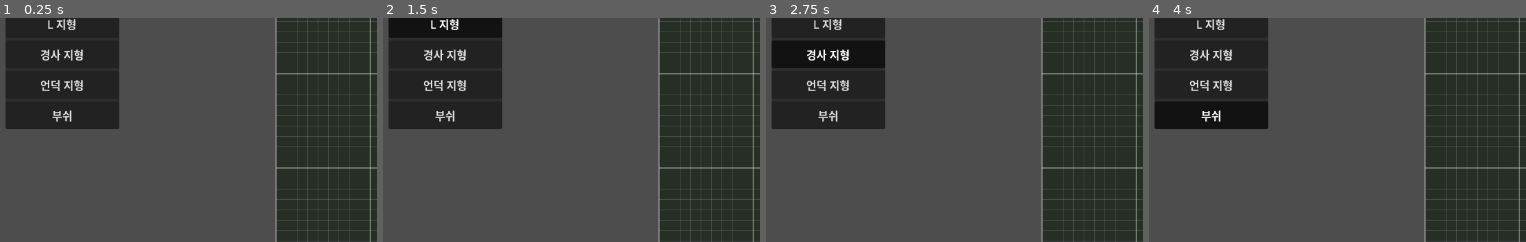
Above: before the commit, frames 1-4 (left to right).
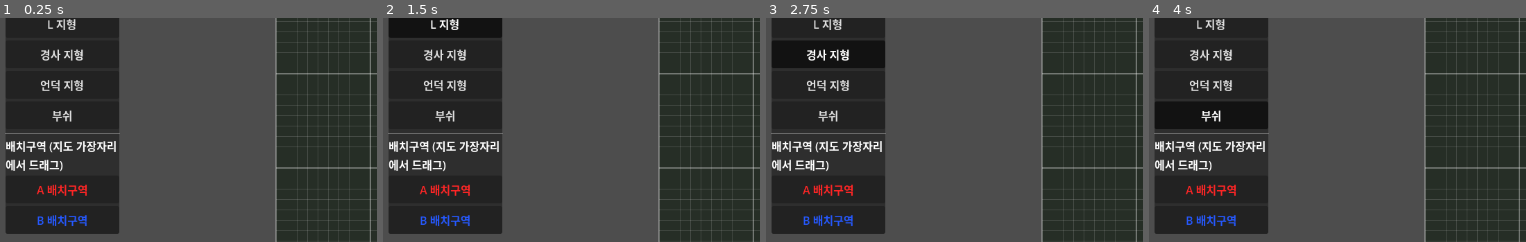
Above: after the commit, the same moments.

Repository: Andrea4595/StarcraftTMG_Simulator
Game: Godot game, scene res://scenes/main/Main.tscn
Same seed, same stepped clock (60 frames per second), same inputs: the game is played once before the commit and once after it.
Inputs:
- Up to frame 1 (0.25 s): no input
- Up to frame 2 (1.5 s): click "직선 지형" at 0.5 s; click "L 지형" at 1.25 s
- Up to frame 3 (2.75 s): click "경사 지형" at 2 s
- Up to frame 4 (4 s): click "언덕 지형" at 2.75 s; click "부쉬" at 3.5 s
The pictures show only the part of the screen within x 0-50%, y 23-73%; the shares and areas given below are measured in that part.

The runs differ from the first frame. In frame 1, 14% of the frame differs, in the area x 1-32%, y 49-97%; in frame 2, 14%; in frame 3, 14%; in frame 4, 14%.

Commit message:
Add deployment zone drawing to mission setup
Players can now mark A/B deployment zones as thin lines running along
the map edges: press near an edge/corner, drag along the edge (1"
snap, direction re-evaluated live from a corner so you can still
switch axis mid-drag), release to confirm, right-click to delete
(with a generously padded hit area since the visible line is thin).

Co-Authored-By: Claude Sonnet 5 <noreply@anthropic.com>

Diff:
--- /dev/null
+++ b/scenes/mission_setup/DeploymentZonePiece.gd
@@ -0,0 +1,25 @@
+extends Control
+
+## 지도 가장자리를 따라 그어진 배치구역 선(구간) 하나.
+## 클릭 판정 영역(size)은 실제 보이는 선보다 넉넉하게 잡아서,
+## 얇은 선이라도 우클릭 삭제가 쉽도록 한다.
+## 이동/회전은 지원하지 않는다 (다시 그려서 대체). 우클릭하면 바로 삭제된다.
+
+var owner_player: String = ""
+var line_color: Color = Color.WHITE
+var visual_thickness: float = 6.0
+
+
+func _draw() -> void:
+	if size.x >= size.y:
+		var y := (size.y - visual_thickness) / 2.0
+		draw_rect(Rect2(0.0, y, size.x, visual_thickness), line_color)
+	else:
+		var x := (size.x - visual_thickness) / 2.0
+		draw_rect(Rect2(x, 0.0, visual_thickness, size.y), line_color)
+
+
+func _gui_input(event: InputEvent) -> void:
+	if event is InputEventMouseButton and event.pressed and event.button_index == MOUSE_BUTTON_RIGHT:
+		queue_free()
+		accept_event()
--- a/scenes/mission_setup/MissionSetup.gd
+++ b/scenes/mission_setup/MissionSetup.gd
@@ -1,33 +1,54 @@
 extends Control
 
-## 미션 생성 화면 - 지형 배치 기능.
-## 배치구역 설정 / 미션 목표 배치는 이후 단계에서 추가된다.
+## 미션 생성 화면 - 지형 배치 / 배치구역 설정 기능.
+## 미션 목표 배치는 이후 단계에서 추가된다.
 
 const TERRAIN_PIECE_SCENE := preload("res://scenes/mission_setup/TerrainPiece.tscn")
 const RADIAL_MENU_SCENE := preload("res://scenes/common/RadialMenu.tscn")
 const MAP_GRID_SCRIPT := preload("res://scenes/mission_setup/MapGrid.gd")
+const DEPLOYMENT_ZONE_SCRIPT := preload("res://scenes/mission_setup/DeploymentZonePiece.gd")
 
 const MARGIN := 8.0
 const TOP_ROW_HEIGHT := 32.0
 const PALETTE_WIDTH := 180.0
 const GRID_SIZE_MM := 12.7 # 0.5인치
+const EDGE_SNAP_THRESHOLD_MM := 15.0
+const ZONE_VISUAL_THICKNESS_MM := 6.0
+const ZONE_HIT_THICKNESS_MM := 24.0
+
+const ZONE_COLORS := {
+	"A": Color(1.0, 0.15, 0.15, 0.9),
+	"B": Color(0.15, 0.35, 1.0, 0.9),
+}
 
 var _map_area: Control
 var _map_background: ColorRect
 var _map_grid: Control
+var _zone_layer: Control
 var _terrain_layer: Control
 
 var _radial_menu: Control
-var _menu_target: TextureRect = null
+var _menu_target: Control = null
 
 var _palette_buttons: Array[Button] = []
+var _zone_buttons: Array[Button] = []
 var _size_buttons: Array[Button] = []
 
 var _placement_module_id: String = ""
+var _active_zone_player: String = ""
 var _current_preset: String = GameConstants.DEFAULT_MAP_SIZE_PRESET
 
 var _dragging_piece: TextureRect = null
 var _drag_offset: Vector2 = Vector2.ZERO
+
+var _drawing_zone: Control = null
+var _zone_current_length: float = 0.0
+var _zone_down_local: Vector2 = Vector2.ZERO
+## 모서리가 아닌 변에서 시작하면 처음부터 고정, 모서리에서 시작하면 ""로 두고
+## 드래그 방향에 따라 매 프레임 h/v 후보 중에서 다시 고른다.
+var _zone_locked_edge: String = ""
+var _zone_candidate_h: String = "" # "top" / "bottom" / ""
+var _zone_candidate_v: String = "" # "left" / "right" / ""
 
 
 func _ready() -> void:
@@ -73,6 +94,25 @@
 		box.add_child(btn)
 		_palette_buttons.append(btn)
 
+	box.add_child(HSeparator.new())
+
+	var zone_label := Label.new()
+	zone_label.text = "배치구역 (지도 가장자리에서 드래그)"
+	zone_label.autowrap_mode = TextServer.AUTOWRAP_WORD
+	box.add_child(zone_label)
+
+	for player in ["A", "B"]:
+		var btn := Button.new()
+		btn.text = "%s 배치구역" % player
+		btn.toggle_mode = true
+		btn.custom_minimum_size = Vector2(PALETTE_WIDTH - 16.0, 40.0)
+		var text_color: Color = ZONE_COLORS[player]
+		text_color.a = 1.0
+		btn.add_theme_color_override("font_color", text_color)
+		btn.toggled.connect(_on_zone_button_toggled.bind(player, btn))
+		box.add_child(btn)
+		_zone_buttons.append(btn)
+
 
 func _build_map_area() -> void:
 	_map_area = Control.new()
@@ -90,6 +130,11 @@
 	_map_grid.mouse_filter = Control.MOUSE_FILTER_IGNORE
 	_map_area.add_child(_map_grid)
 
+	_zone_layer = Control.new()
+	_zone_layer.name = "ZoneLayer"
+	_zone_layer.mouse_filter = Control.MOUSE_FILTER_IGNORE
+	_map_area.add_child(_zone_layer)
+
 	_terrain_layer = Control.new()
 	_terrain_layer.name = "TerrainLayer"
 	_terrain_layer.mouse_filter = Control.MOUSE_FILTER_IGNORE
@@ -120,11 +165,15 @@
 
 	for child in _terrain_layer.get_children():
 		child.queue_free()
+	for child in _zone_layer.get_children():
+		child.queue_free()
+	_drawing_zone = null
 
 	var map_size: Vector2 = GameConstants.MAP_SIZE_PRESETS[preset_name]
 	_map_background.size = map_size
 	_map_grid.size = map_size
 	_map_grid.queue_redraw()
+	_zone_layer.size = map_size
 	_terrain_layer.size = map_size
 	_layout()
 
@@ -149,12 +198,29 @@
 
 func _on_palette_button_toggled(pressed: bool, module_id: String, button: Button) -> void:
 	if pressed:
-		for other in _palette_buttons:
-			if other != button:
-				other.button_pressed = false
+		_deactivate_other_mode_buttons(button)
+		_active_zone_player = ""
 		_placement_module_id = module_id
 	elif _placement_module_id == module_id:
 		_placement_module_id = ""
+
+
+func _on_zone_button_toggled(pressed: bool, player: String, button: Button) -> void:
+	if pressed:
+		_deactivate_other_mode_buttons(button)
+		_placement_module_id = ""
+		_active_zone_player = player
+	elif _active_zone_player == player:
+		_active_zone_player = ""
+
+
+func _deactivate_other_mode_buttons(except: Button) -> void:
+	for other in _palette_buttons:
+		if other != except:
+			other.button_pressed = false
+	for other in _zone_buttons:
+		if other != except:
+			other.button_pressed = false
 
 
 func _clear_placement_mode() -> void:
@@ -168,9 +234,18 @@
 		_handle_drag_input(event)
 		return
 
+	if _drawing_zone:
+		_handle_zone_drawing_input(event)
+		return
+
 	if _placement_module_id != "" and event is InputEventMouseButton \
 			and event.pressed and event.button_index == MOUSE_BUTTON_LEFT:
 		_handle_placement_click()
+		return
+
+	if _active_zone_player != "" and event is InputEventMouseButton \
+			and event.pressed and event.button_index == MOUSE_BUTTON_LEFT:
+		_handle_zone_start_click()
 
 
 func _snap_to_grid(point: Vector2) -> Vector2:
@@ -214,6 +289,116 @@
 	piece.rotate_requested.connect(_on_piece_rotate_requested)
 
 
+func _snap_along_edge(local: Vector2, edge: String, map_size: Vector2) -> float:
+	var value: float = local.y if (edge == "left" or edge == "right") else local.x
+	var max_value: float = map_size.y if (edge == "left" or edge == "right") else map_size.x
+	value = clamp(value, 0.0, max_value)
+	return clamp(_snap_to_inch(value), 0.0, max_value)
+
+
+func _snap_to_inch(value: float) -> float:
+	return round(value / GameConstants.MM_PER_INCH) * GameConstants.MM_PER_INCH
+
+
+func _handle_zone_start_click() -> void:
+	var local: Vector2 = _map_area.get_local_mouse_position()
+	var map_size: Vector2 = GameConstants.MAP_SIZE_PRESETS[_current_preset]
+	if local.x < 0.0 or local.x > map_size.x or local.y < 0.0 or local.y > map_size.y:
+		return
+
+	var d_left := local.x
+	var d_right := map_size.x - local.x
+	var d_top := local.y
+	var d_bottom := map_size.y - local.y
+
+	var candidate_v := ""
+	if min(d_left, d_right) <= EDGE_SNAP_THRESHOLD_MM:
+		candidate_v = "left" if d_left <= d_right else "right"
+
+	var candidate_h := ""
+	if min(d_top, d_bottom) <= EDGE_SNAP_THRESHOLD_MM:
+		candidate_h = "top" if d_top <= d_bottom else "bottom"
+
+	if candidate_v == "" and candidate_h == "":
+		return
+
+	_zone_down_local = local
+	_zone_candidate_v = candidate_v
+	_zone_candidate_h = candidate_h
+	# 변 하나에서만 시작했다면 그 변으로 고정, 모서리라면 드래그 방향에 따라
+	# 매 프레임 다시 판단한다 (아래 _update_zone_drawing 참고).
+	_zone_locked_edge = candidate_h if candidate_v == "" else (candidate_v if candidate_h == "" else "")
+
+	_drawing_zone = _create_zone_piece(_active_zone_player)
+	_update_zone_drawing(local, map_size)
+	get_viewport().set_input_as_handled()
+
+
+func _handle_zone_drawing_input(event: InputEvent) -> void:
+	if event is InputEventMouseMotion:
+		var local: Vector2 = _map_area.get_local_mouse_position()
+		var map_size: Vector2 = GameConstants.MAP_SIZE_PRESETS[_current_preset]
+		_update_zone_drawing(local, map_size)
+		get_viewport().set_input_as_handled()
+	elif event is InputEventMouseButton and event.button_index == MOUSE_BUTTON_LEFT and not event.pressed:
+		_finish_zone_drawing()
+		get_viewport().set_input_as_handled()
+
+
+func _current_drag_edge(local: Vector2) -> String:
+	if _zone_locked_edge != "":
+		return _zone_locked_edge
+	# 모서리에서 시작한 경우: 눌렀던 지점부터 지금까지의 누적 이동 방향으로
+	# 매번 다시 판단한다. 놓기 전까지는 언제든 가로↔세로를 바꿀 수 있다.
+	var delta: Vector2 = local - _zone_down_local
+	if absf(delta.x) >= absf(delta.y):
+		return _zone_candidate_h
+	return _zone_candidate_v
+
+
+func _update_zone_drawing(local: Vector2, map_size: Vector2) -> void:
+	var edge := _current_drag_edge(local)
+	var start_along := _snap_along_edge(_zone_down_local, edge, map_size)
+	var current_along := _snap_along_edge(local, edge, map_size)
+
+	var a: float = min(start_along, current_along)
+	var b: float = max(start_along, current_along)
+	var length: float = b - a
+	_zone_current_length = length
+
+	match edge:
+		"left":
+			_drawing_zone.position = Vector2(-ZONE_HIT_THICKNESS_MM / 2.0, a)
+			_drawing_zone.size = Vector2(ZONE_HIT_THICKNESS_MM, length)
+		"right":
+			_drawing_zone.position = Vector2(map_size.x - ZONE_HIT_THICKNESS_MM / 2.0, a)
+			_drawing_zone.size = Vector2(ZONE_HIT_THICKNESS_MM, length)
+		"top":
+			_drawing_zone.position = Vector2(a, -ZONE_HIT_THICKNESS_MM / 2.0)
+			_drawing_zone.size = Vector2(length, ZONE_HIT_THICKNESS_MM)
+		"bottom":
+			_drawing_zone.position = Vector2(a, map_size.y - ZONE_HIT_THICKNESS_MM / 2.0)
+			_drawing_zone.size = Vector2(length, ZONE_HIT_THICKNESS_MM)
+	_drawing_zone.queue_redraw()
+
+
+func _finish_zone_drawing() -> void:
+	if _zone_current_length < GameConstants.MM_PER_INCH - 1.0:
+		_drawing_zone.queue_free()
+	_drawing_zone = null
+
+
+func _create_zone_piece(player: String) -> Control:
+	var piece := Control.new()
+	piece.set_script(DEPLOYMENT_ZONE_SCRIPT)
+	piece.owner_player = player
+	piece.line_color = ZONE_COLORS[player]
+	piece.visual_thickness = ZONE_VISUAL_THICKNESS_MM
+	piece.mouse_filter = Control.MOUSE_FILTER_STOP
+	_zone_layer.add_child(piece)
+	return piece
+
+
 func _on_piece_drag_requested(piece: TextureRect) -> void:
 	_dragging_piece = piece
 	_drag_offset = piece.center() - _map_area.get_local_mouse_position()
@@ -238,8 +423,10 @@
 		return
 	match action:
 		"rotate":
-			_menu_target.rotate_step()
-			_clamp_piece_to_bounds(_menu_target)
+			if _menu_target is TextureRect:
+				var terrain_piece := _menu_target as TextureRect
+				terrain_piece.rotate_step()
+				_clamp_piece_to_bounds(terrain_piece)
 		"delete":
 			_menu_target.queue_free()
 	_menu_target = null
